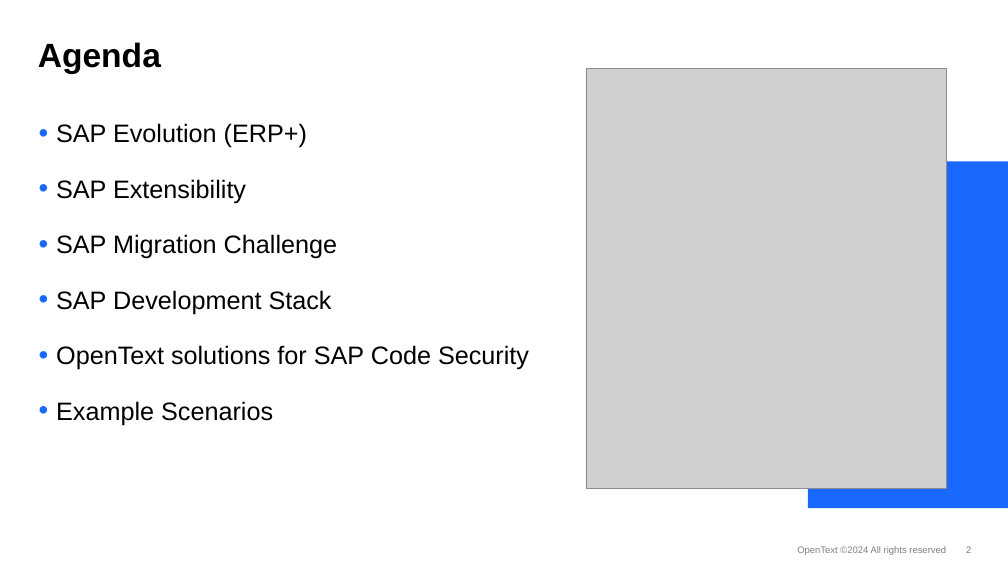
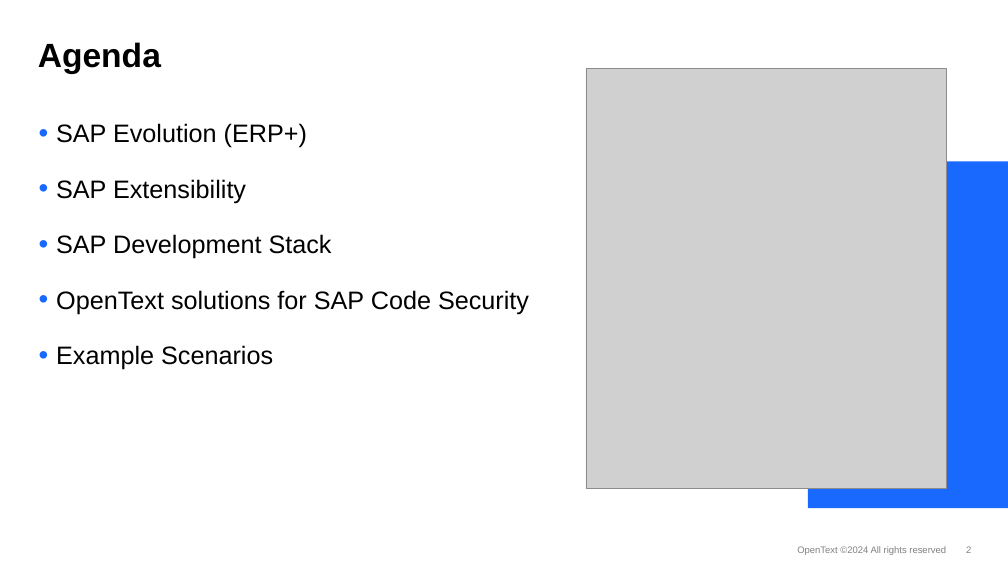
Before and after one commit to fortify-presales/fortify-sap-demo, a slide deck: slide 2 of doc/OpenText_Code_Security_for_SAP.pptx. Drawn at 1008x567 pixels with LibreOffice and Linux fonts; fonts in the diff are those of the drawing; grey boxes stand for pictures; background and template pictures are left out. Boxes give left, top, right and bottom in pixels: in the first picture for what was removed or moved away, otherwise in the second. Text is boxed around its words. In the diff, an @@ line names an element or a change of style, - is before the commit and + after.

```diff
--- a/doc/OpenText_Code_Security_for_SAP.pptx
+++ b/doc/OpenText_Code_Security_for_SAP.pptx
@@ text at [56, 234, 337, 259]: paragraph removed @@
-  • SAP Migration Challenge
```
Also in this commit, not shown: 1 other slide changed, 1 slide added, 3 other files.
